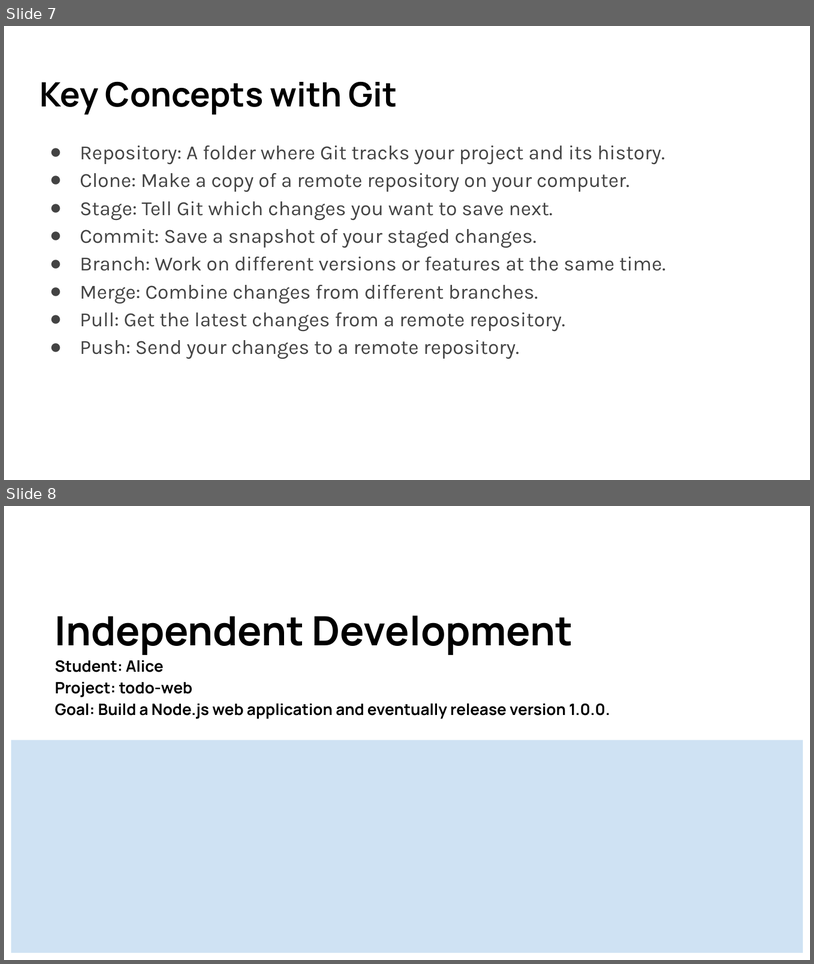
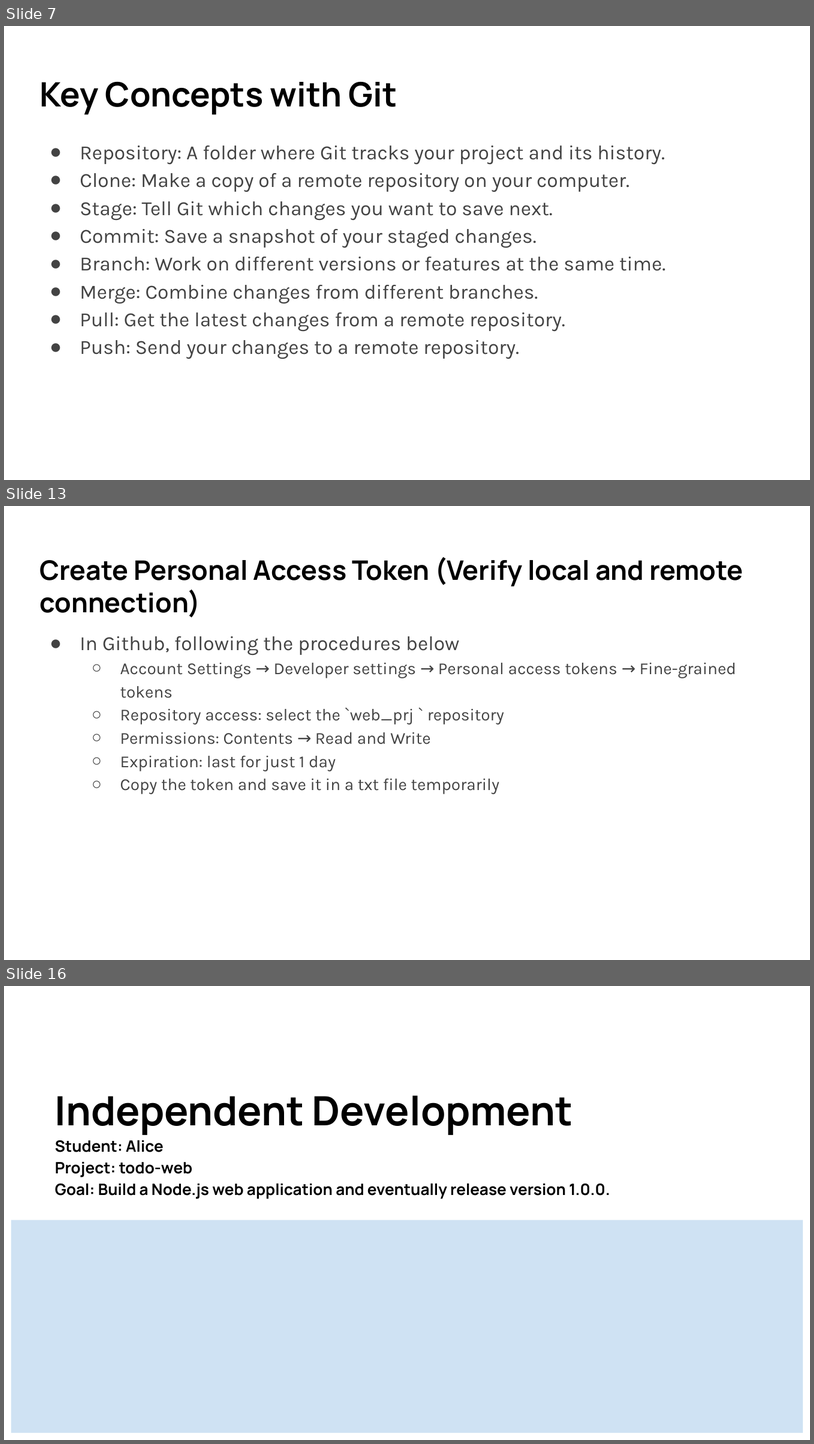
Before and after one commit to lancwyy/WebDev, a slide deck: Lecture_Materials/04-2-VersionControl.pptx. Shown one above the other, each under a label of ours: slides 7 and 8 before the commit, slides 7, 13 and 16 after it; the slides between them are not shown. The pictures are 814x964 and 814x1444 pixels, drawn with LibreOffice and Linux fonts; fonts in the diff are those of the drawing. Boxes give left, top, right and bottom in pixels: in the first picture for what was removed or moved away, otherwise in the second. Text is boxed around its words. In the diff, an @@ line names an element or a change of style, - is before the commit and + after.

```diff
--- a/Lecture_Materials/04-2-VersionControl.pptx
+++ b/Lecture_Materials/04-2-VersionControl.pptx
@@ slide 13 added at box(4, 506, 810, 960), background #FFFFFF @@
@@ title added at box(39, 557, 744, 618), 24 pt, text #000000, bold @@
+Create Personal Access Token (Verify local and remote connection)
@@ text added at box(80, 636, 737, 794), 15 pt, text #434343 @@
+● In Github, following the procedures below
+  ○ Account Settings → Developer settings → Personal access tokens → Fine-grained tokens
+  ○ Repository access: select the `web_prj ` repository
+  ○ Permissions: Contents → Read and Write
+  ○ Expiration: last for just 1 day
+  ○ Copy the token and save it in a txt file temporarily
@@ what was slide 8 is now slide 16 @@
```
Also in this commit, not shown: 4 slides changed, 7 other slides added.
